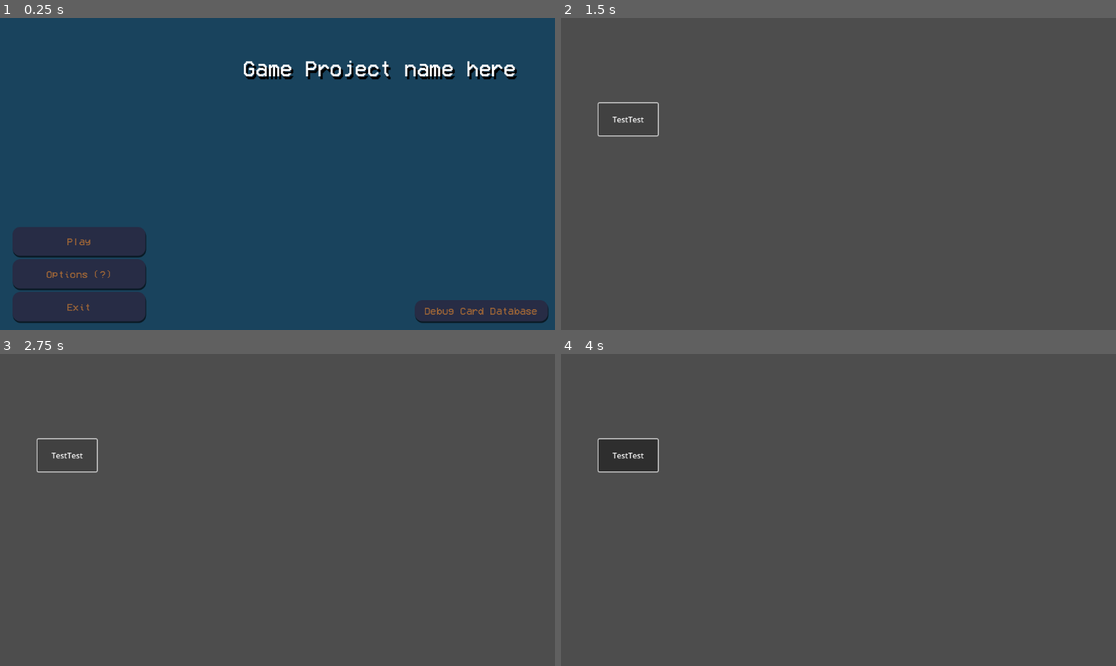
Above: before the commit, frames 1-4 (two rows, left to right).
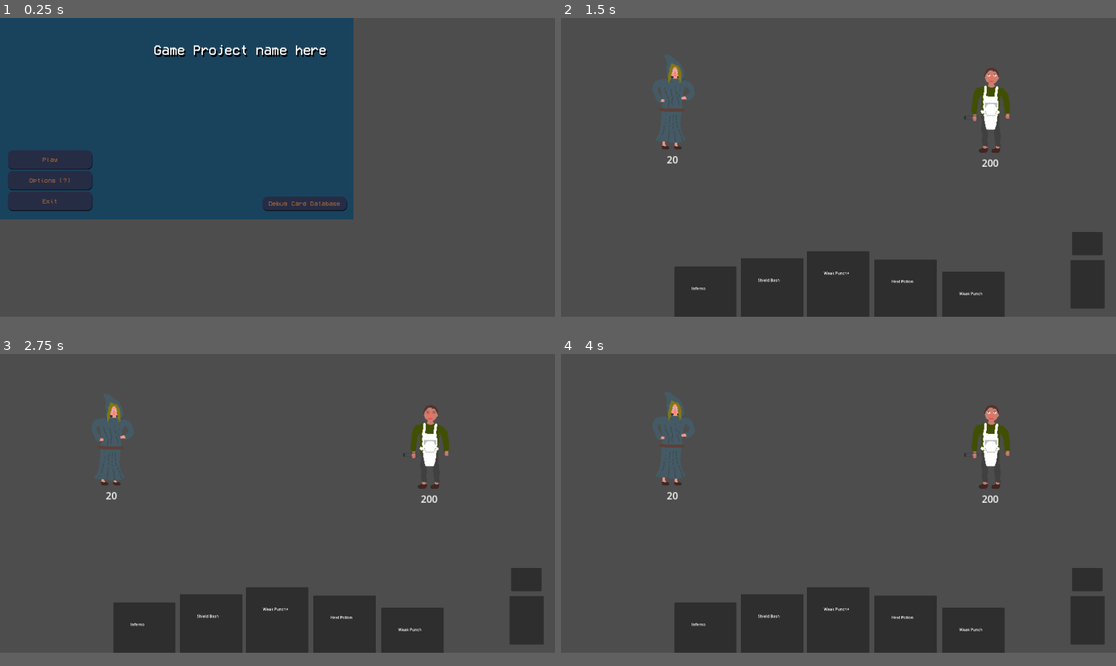
Above: after the commit, the same moments.

Repository: arch-jpg/eidsWi25
Game: Godot game, scene res://scenes/mainmenu/main_menu.tscn
Same seed, same stepped clock (60 frames per second), same inputs: the game is played once before the commit and once after it.
Inputs (mouse positions are in pixels of both pictures, inside the frame that each line leads up to):
- Up to frame 1 (0.25 s): no input
- Up to frame 2 (1.5 s): click "Play" at 0.5 s; click "TestTest" at 1.25 s
- Up to frame 3 (2.75 s): click (66, 453) at 2 s, where only the run before the commit has a clickable "TestTest"
- Up to frame 4 (4 s): click (627, 453) at 2.75 s, where only the run before the commit has a clickable "TestTest"; move the mouse to (960, 494) at 3.52 s; click (960, 494) at 3.67 s
In our replay, the window is 799x449 before the commit and 799x430 after it. These sizes can differ from the game's own. Grey fills any space a smaller window leaves; there, only what the larger window draws over its background counts as a difference.

The runs differ from the first frame. In frame 1, 57% of the frame differs, in the area x 0-100%, y 0-98%; in frame 2, 12%; in frame 3, 12%; in frame 4, 13%.

Commit message:
tried first prototype of playable cards

Diff:
--- a/project.godot
+++ b/project.godot
@@ -18,3 +18,8 @@
 [autoload]
 
 CardDatabase="*res://scripts/card_database.gd"
+
+[display]
+
+window/size/viewport_width=1820
+window/size/viewport_height=980
--- a/scenes/cards/card_ui.tscn
+++ b/scenes/cards/card_ui.tscn
@@ -25,6 +25,8 @@
 anchors_preset = 15
 anchor_right = 1.0
 anchor_bottom = 1.0
+grow_horizontal = 2
+grow_vertical = 2
 theme_override_styles/panel = SubResource("StyleBoxFlat_1yd3h")
 
 [node name="VBoxContainer" type="VBoxContainer" parent="."]
@@ -36,6 +38,8 @@
 offset_top = 8.0
 offset_right = -8.0
 offset_bottom = -8.0
+grow_horizontal = 2
+grow_vertical = 2
 
 [node name="TopRow" type="HBoxContainer" parent="VBoxContainer"]
 layout_mode = 2
--- a/scenes/character/main_char.tscn
+++ b/scenes/character/main_char.tscn
@@ -227,7 +227,7 @@
 [node name="main_char" type="Sprite2D"]
 
 [node name="AnimatedSprite2D" type="AnimatedSprite2D" parent="."]
-position = Vector2(5, -72)
+position = Vector2(151, 140)
 sprite_frames = SubResource("SpriteFrames_urhpq")
 animation = &"idle"
 autoplay = "idle"
--- /dev/null
+++ b/scenes/fightscene/combat_scene.gd
@@ -0,0 +1,26 @@
+extends Node2D
+var deck: Array[Card] = []
+var discard_pile: Array[Card] = []
+
+func _ready() -> void:
+	build_deck(20)
+	pass
+
+func build_deck(amount: int):
+	deck.clear()
+	for i in amount:
+		deck.append(CardDatabase.get_random_card())
+
+func add_to_discard(card):
+	discard_pile.append(card)
+
+func show_deck_list():
+	$deck.clear()
+	var text := ""
+	for card in deck:
+		text+= card["name"] + "\n"
+	$deck.text = text
+
+func _on_deck_gui_input(event: InputEvent) -> void:
+	if event is InputEventMouseButton:
+		show_deck_list()
--- /dev/null
+++ b/scenes/fightscene/combat_scene.tscn
@@ -0,0 +1,507 @@
+[gd_scene load_steps=52 format=3 uid="uid://pwo5v4x2c6tc"]
+
+[ext_resource type="Script" uid="uid://iv756j53l0no" path="res://scenes/fightscene/combat_scene.gd" id="1_3a06o"]
+[ext_resource type="Texture2D" uid="uid://x30bipds8ueb" path="res://data/assets/main_char/main_char_attack.png" id="1_mvqsa"]
+[ext_resource type="Texture2D" uid="uid://c26hq4xnc0k6t" path="res://data/assets/main_char/main_char_damage.png" id="2_c738y"]
+[ext_resource type="Texture2D" uid="uid://cewos6aa314s" path="res://data/assets/main_char/main_char_death.png" id="3_nngcu"]
+[ext_resource type="Texture2D" uid="uid://c3w1gnb1x1tfv" path="res://data/assets/main_char/main_char_idle.png" id="4_merom"]
+[ext_resource type="Texture2D" uid="uid://bcpik738a5pn7" path="res://data/assets/milk_boy/milk_boy_idle.png" id="5_c738y"]
+[ext_resource type="Script" uid="uid://dopolwqy74i8i" path="res://scenes/fightscene/playerHitbox.gd" id="5_merom"]
+[ext_resource type="Script" uid="uid://b23wgl6hk5f5e" path="res://scenes/fightscene/enemyHitbox.gd" id="7_3a06o"]
+[ext_resource type="Script" uid="uid://bsr1ban7b74wh" path="res://scenes/fightscene/handcontroller.gd" id="9_ewa0t"]
+[ext_resource type="Script" uid="uid://css60mmwomake" path="res://scenes/fightscene/draggablepanel.gd" id="10_3ut73"]
+
+[sub_resource type="AtlasTexture" id="AtlasTexture_cb0vc"]
+atlas = ExtResource("1_mvqsa")
+region = Rect2(0, 0, 180, 180)
+
+[sub_resource type="AtlasTexture" id="AtlasTexture_tnkco"]
+atlas = ExtResource("1_mvqsa")
+region = Rect2(180, 0, 180, 180)
+
+[sub_resource type="AtlasTexture" id="AtlasTexture_eqi6m"]
+atlas = ExtResource("1_mvqsa")
+region = Rect2(360, 0, 180, 180)
+
+[sub_resource type="AtlasTexture" id="AtlasTexture_uadyr"]
+atlas = ExtResource("1_mvqsa")
+region = Rect2(540, 0, 180, 180)
+
+[sub_resource type="AtlasTexture" id="AtlasTexture_urhpq"]
+atlas = ExtResource("1_mvqsa")
+region = Rect2(720, 0, 180, 180)
+
+[sub_resource type="AtlasTexture" id="AtlasTexture_5fkv1"]
+atlas = ExtResource("1_mvqsa")
+region = Rect2(900, 0, 180, 180)
+
+[sub_resource type="AtlasTexture" id="AtlasTexture_lb560"]
+atlas = ExtResource("1_mvqsa")
+region = Rect2(1080, 0, 180, 180)
+
+[sub_resource type="AtlasTexture" id="AtlasTexture_008m3"]
+atlas = ExtResource("1_mvqsa")
+region = Rect2(1260, 0, 180, 180)
+
+[sub_resource type="AtlasTexture" id="AtlasTexture_n6ng2"]
+atlas = ExtResource("1_mvqsa")
+region = Rect2(1440, 0, 180, 180)
+
+[sub_resource type="AtlasTexture" id="AtlasTexture_q2m1d"]
+atlas = ExtResource("2_c738y")
+region = Rect2(0, 0, 180, 180)
+
+[sub_resource type="AtlasTexture" id="AtlasTexture_4be7r"]
+atlas = ExtResource("2_c738y")
+region = Rect2(180, 0, 180, 180)
+
+[sub_resource type="AtlasTexture" id="AtlasTexture_dc052"]
+atlas = ExtResource("2_c738y")
+region = Rect2(360, 0, 180, 180)
+
+[sub_resource type="AtlasTexture" id="AtlasTexture_5683i"]
+atlas = ExtResource("2_c738y")
+region = Rect2(540, 0, 180, 180)
+
+[sub_resource type="AtlasTexture" id="AtlasTexture_s5xge"]
+atlas = ExtResource("3_nngcu")
+region = Rect2(0, 0, 308, 180)
+
+[sub_resource type="AtlasTexture" id="AtlasTexture_bq3nj"]
+atlas = ExtResource("3_nngcu")
+region = Rect2(308, 0, 308, 180)
+
+[sub_resource type="AtlasTexture" id="AtlasTexture_i8eyt"]
+atlas = ExtResource("3_nngcu")
+region = Rect2(616, 0, 308, 180)
+
+[sub_resource type="AtlasTexture" id="AtlasTexture_7u0b2"]
+atlas = ExtResource("3_nngcu")
+region = Rect2(924, 0, 308, 180)
+
+[sub_resource type="AtlasTexture" id="AtlasTexture_j0ux6"]
+atlas = ExtResource("3_nngcu")
+region = Rect2(1232, 0, 308, 180)
+
+[sub_resource type="AtlasTexture" id="AtlasTexture_igr2i"]
+atlas = ExtResource("3_nngcu")
+region = Rect2(1540, 0, 308, 180)
+
+[sub_resource type="AtlasTexture" id="AtlasTexture_sipgn"]
+atlas = ExtResource("4_merom")
+region = Rect2(0, 0, 180, 180)
+
+[sub_resource type="AtlasTexture" id="AtlasTexture_yuh4r"]
+atlas = ExtResource("4_merom")
+region = Rect2(180, 0, 180, 180)
+
+[sub_resource type="AtlasTexture" id="AtlasTexture_arvh8"]
+atlas = ExtResource("4_merom")
+region = Rect2(360, 0, 180, 180)
+
+[sub_resource type="AtlasTexture" id="AtlasTexture_cnkmr"]
+atlas = ExtResource("4_merom")
+region = Rect2(540, 0, 180, 180)
+
+[sub_resource type="AtlasTexture" id="AtlasTexture_rob3i"]
+atlas = ExtResource("4_merom")
+region = Rect2(720, 0, 180, 180)
+
+[sub_resource type="AtlasTexture" id="AtlasTexture_cscaj"]
+atlas = ExtResource("4_merom")
+region = Rect2(900, 0, 180, 180)
+
+[sub_resource type="AtlasTexture" id="AtlasTexture_aci7b"]
+atlas = ExtResource("4_merom")
+region = Rect2(1080, 0, 180, 180)
+
+[sub_resource type="AtlasTexture" id="AtlasTexture_yfs7p"]
+atlas = ExtResource("4_merom")
+region = Rect2(1260, 0, 180, 180)
+
+[sub_resource type="AtlasTexture" id="AtlasTexture_3ug62"]
+atlas = ExtResource("4_merom")
+region = Rect2(1440, 0, 180, 180)
+
+[sub_resource type="SpriteFrames" id="SpriteFrames_3a06o"]
+animations = [{
+"frames": [{
+"duration": 1.0,
+"texture": SubResource("AtlasTexture_cb0vc")
+}, {
+"duration": 1.0,
+"texture": SubResource("AtlasTexture_tnkco")
+}, {
+"duration": 1.0,
+"texture": SubResource("AtlasTexture_eqi6m")
+}, {
+"duration": 1.0,
+"texture": SubResource("AtlasTexture_uadyr")
+}, {
+"duration": 1.0,
+"texture": SubResource("AtlasTexture_urhpq")
+}, {
+"duration": 1.0,
+"texture": SubResource("AtlasTexture_5fkv1")
+}, {
+"duration": 1.0,
+"texture": SubResource("AtlasTexture_lb560")
+}, {
+"duration": 1.0,
+"texture": SubResource("AtlasTexture_008m3")
+}, {
+"duration": 1.0,
+"texture": SubResource("AtlasTexture_n6ng2")
+}],
+"loop": true,
+"name": &"attack",
+"speed": 5.0
+}, {
+"frames": [{
+"duration": 1.0,
+"texture": SubResource("AtlasTexture_q2m1d")
+}, {
+"duration": 1.0,
+"texture": SubResource("AtlasTexture_4be7r")
+}, {
+"duration": 1.0,
+"texture": SubResource("AtlasTexture_dc052")
+}, {
+"duration": 1.0,
+"texture": SubResource("AtlasTexture_5683i")
+}],
+"loop": true,
+"name": &"damage",
+"speed": 5.0
+}, {
+"frames": [{
+"duration": 1.0,
+"texture": SubResource("AtlasTexture_s5xge")
+}, {
+"duration": 1.0,
+"texture": SubResource("AtlasTexture_bq3nj")
+}, {
+"duration": 1.0,
+"texture": SubResource("AtlasTexture_i8eyt")
+}, {
+"duration": 1.0,
+"texture": SubResource("AtlasTexture_7u0b2")
+}, {
+"duration": 1.0,
+"texture": SubResource("AtlasTexture_j0ux6")
+}, {
+"duration": 1.0,
+"texture": SubResource("AtlasTexture_igr2i")
+}],
+"loop": true,
+"name": &"death",
+"speed": 5.0
+}, {
+"frames": [{
+"duration": 1.0,
+"texture": SubResource("AtlasTexture_sipgn")
+}, {
+"duration": 1.0,
+"texture": SubResource("AtlasTexture_yuh4r")
+}, {
+"duration": 1.0,
+"texture": SubResource("AtlasTexture_arvh8")
+}, {
+"duration": 1.0,
+"texture": SubResource("AtlasTexture_cnkmr")
+}, {
+"duration": 1.0,
+"texture": SubResource("AtlasTexture_rob3i")
+}, {
+"duration": 1.0,
+"texture": SubResource("AtlasTexture_cscaj")
+}, {
+"duration": 1.0,
+"texture": SubResource("AtlasTexture_aci7b")
+}, {
+"duration": 1.0,
+"texture": SubResource("AtlasTexture_yfs7p")
+}, {
+"duration": 1.0,
+"texture": SubResource("AtlasTexture_3ug62")
+}],
+"loop": true,
+"name": &"idle",
+"speed": 4.0
+}]
+
+[sub_resource type="RectangleShape2D" id="RectangleShape2D_merom"]
+size = Vector2(48, 135)
+
+[sub_resource type="AtlasTexture" id="AtlasTexture_nngcu"]
+atlas = ExtResource("5_c738y")
+region = Rect2(0, 0, 96, 176)
+
+[sub_resource type="AtlasTexture" id="AtlasTexture_merom"]
+atlas = ExtResource("5_c738y")
+region = Rect2(96, 0, 96, 176)
+
+[sub_resource type="AtlasTexture" id="AtlasTexture_3a06o"]
+atlas = ExtResource("5_c738y")
+region = Rect2(192, 0, 96, 176)
+
+[sub_resource type="AtlasTexture" id="AtlasTexture_ul0wa"]
+atlas = ExtResource("5_c738y")
+region = Rect2(288, 0, 96, 176)
+
+[sub_resource type="AtlasTexture" id="AtlasTexture_ewa0t"]
+atlas = ExtResource("5_c738y")
+region = Rect2(384, 0, 96, 176)
+
+[sub_resource type="AtlasTexture" id="AtlasTexture_3ut73"]
+atlas = ExtResource("5_c738y")
+region = Rect2(480, 0, 96, 176)
+
+[sub_resource type="AtlasTexture" id="AtlasTexture_ope02"]
+atlas = ExtResource("5_c738y")
+region = Rect2(576, 0, 96, 176)
+
+[sub_resource type="AtlasTexture" id="AtlasTexture_np5co"]
+atlas = ExtResource("5_c738y")
+region = Rect2(672, 0, 96, 176)
+
+[sub_resource type="AtlasTexture" id="AtlasTexture_f2rky"]
+atlas = ExtResource("5_c738y")
+region = Rect2(768, 0, 96, 176)
+
+[sub_resource type="SpriteFrames" id="SpriteFrames_86jp6"]
+animations = [{
+"frames": [],
+"loop": true,
+"name": &"default",
+"speed": 5.0
+}, {
+"frames": [{
+"duration": 1.0,
+"texture": SubResource("AtlasTexture_nngcu")
+}, {
+"duration": 1.0,
+"texture": SubResource("AtlasTexture_merom")
+}, {
+"duration": 1.0,
+"texture": SubResource("AtlasTexture_3a06o")
+}, {
+"duration": 1.0,
+"texture": SubResource("AtlasTexture_ul0wa")
+}, {
+"duration": 1.0,
+"texture": SubResource("AtlasTexture_ewa0t")
+}, {
+"duration": 1.0,
+"texture": SubResource("AtlasTexture_3ut73")
+}, {
+"duration": 1.0,
+"texture": SubResource("AtlasTexture_ope02")
+}, {
+"duration": 1.0,
+"texture": SubResource("AtlasTexture_np5co")
+}, {
+"duration": 1.0,
+"texture": SubResource("AtlasTexture_f2rky")
+}],
+"loop": true,
+"name": &"idle",
+"speed": 5.0
+}]
+
+[sub_resource type="RectangleShape2D" id="RectangleShape2D_ewa0t"]
+size = Vector2(235, 355)
+
+[node name="CombatScene" type="Node2D"]
+script = ExtResource("1_3a06o")
+
+[node name="AnimatedSprite2D" type="AnimatedSprite2D" parent="."]
+position = Vector2(371, 287)
+scale = Vector2(2, 2)
+sprite_frames = SubResource("SpriteFrames_3a06o")
+animation = &"idle"
+autoplay = "idle"
+
+[node name="Area2D" type="Area2D" parent="AnimatedSprite2D" groups=["player"]]
+position = Vector2(-2, 3)
+script = ExtResource("5_merom")
+
+[node name="CollisionShape2D" type="CollisionShape2D" parent="AnimatedSprite2D/Area2D"]
+position = Vector2(-1, 0)
+shape = SubResource("RectangleShape2D_merom")
+
+[node name="Label" type="Label" parent="AnimatedSprite2D"]
+offset_left = -44.0
+offset_top = 77.0
+offset_right = 39.0
+offset_bottom = 100.0
+text = "Hp bar "
+horizontal_alignment = 1
+metadata/_edit_use_anchors_ = true
+
+[node name="AnimatedSprite2D2" type="AnimatedSprite2D" parent="."]
+position = Vector2(1408, 298)
+scale = Vector2(2, 2)
+sprite_frames = SubResource("SpriteFrames_86jp6")
+animation = &"idle"
+autoplay = "idle"
+
+[node name="Area2D2" type="Area2D" parent="AnimatedSprite2D2" groups=["enemy"]]
+position = Vector2(-3.84406, -1.98904)
+script = ExtResource("7_3a06o")
+hp = 200
+
+[node name="CollisionShape2D" type="CollisionShape2D" parent="AnimatedSprite2D2/Area2D2"]
+shape = SubResource("RectangleShape2D_merom")
+
+[node name="enemyhp" type="Label" parent="AnimatedSprite2D2"]
+offset_left = -41.0
+offset_top = 77.0
+offset_right = 42.0
+offset_bottom = 100.0
+text = "Hp bar "
+horizontal_alignment = 1
+metadata/_edit_use_anchors_ = true
+
+[node name="handcontroller" type="Control" parent="."]
+layout_mode = 3
+anchors_preset = 0
+offset_left = 634.0
+offset_top = 457.0
+offset_right = 674.0
+offset_bottom = 497.0
+script = ExtResource("9_ewa0t")
+
+[node name="Panel" type="Panel" parent="handcontroller"]
+layout_mode = 0
+offset_left = -262.0
+offset_top = 358.0
+offset_right = -8.0
+offset_bottom = 742.0
+scale = Vector2(0.8, 0.8)
+script = ExtResource("10_3ut73")
+panel_value = 5
+
+[node name="Area2D" type="Area2D" parent="handcontroller/Panel"]
+
+[node name="CollisionShape2D" type="CollisionShape2D" parent="handcontroller/Panel/Area2D"]
+position = Vector2(127.5, 192.5)
+scale = Vector2(0.999999, 0.999999)
+shape = SubResource("RectangleShape2D_ewa0t")
+
+[node name="cardname" type="Label" parent="handcontroller/Panel"]
+layout_mode = 0
+offset_left = 70.0
+offset_top = 77.5
+offset_right = 172.0
+offset_bottom = 153.5
+
+[node name="Panel2" type="Panel" parent="handcontroller"]
+layout_mode = 0
+offset_left = -44.0
+offset_top = 331.0
+offset_right = 212.0
+offset_bottom = 715.0
+scale = Vector2(0.8, 0.8)
+script = ExtResource("10_3ut73")
+panel_value = 10
+
+[node name="Area2D" type="Area2D" parent="handcontroller/Panel2"]
+
+[node name="CollisionShape2D" type="CollisionShape2D" parent="handcontroller/Panel2/Area2D"]
+position = Vector2(127.5, 192.5)
+scale = Vector2(0.999999, 0.999999)
+shape = SubResource("RectangleShape2D_ewa0t")
+
+[node name="cardname" type="Label" parent="handcontroller/Panel2"]
+offset_left = 70.0
+offset_top = 77.5
+offset_right = 172.0
+offset_bottom = 153.5
+
+[node name="Panel3" type="Panel" parent="handcontroller"]
+layout_mode = 0
+offset_left = 172.0
+offset_top = 308.0
+offset_right = 428.0
+offset_bottom = 692.0
+scale = Vector2(0.8, 0.8)
+script = ExtResource("10_3ut73")
+panel_value = 15
+
+[node name="Area2D" type="Area2D" parent="handcontroller/Panel3"]
+
+[node name="CollisionShape2D" type="CollisionShape2D" parent="handcontroller/Panel3/Area2D"]
+position = Vector2(127.5, 192.5)
+scale = Vector2(0.999999, 0.999999)
+shape = SubResource("RectangleShape2D_ewa0t")
+
+[node name="cardname" type="Label" parent="handcontroller/Panel3"]
+offset_left = 70.0
+offset_top = 77.5
+offset_right = 172.0
+offset_bottom = 153.5
+
+[node name="Panel4" type="Panel" parent="handcontroller"]
+layout_mode = 0
+offset_left = 394.0
+offset_top = 335.0
+offset_right = 650.0
+offset_bottom = 719.0
+scale = Vector2(0.8, 0.8)
+script = ExtResource("10_3ut73")
+panel_value = 20
+
+[node name="Area2D" type="Area2D" parent="handcontroller/Panel4"]
+
+[node name="CollisionShape2D" type="CollisionShape2D" parent="handcontroller/Panel4/Area2D"]
+position = Vector2(127.5, 192.5)
+scale = Vector2(0.999999, 0.999999)
+shape = SubResource("RectangleShape2D_ewa0t")
+
+[node name="cardname" type="Label" parent="handcontroller/Panel4"]
+offset_left = 70.0
+offset_top = 77.5
+offset_right = 172.0
+offset_bottom = 153.5
+
+[node name="Panel5" type="Panel" parent="handcontroller"]
+layout_mode = 0
+offset_left = 616.0
+offset_top = 375.0
+offset_right = 872.0
+offset_bottom = 759.0
+scale = Vector2(0.8, 0.8)
+script = ExtResource("10_3ut73")
+panel_value = -5
+
+[node name="Area2D" type="Area2D" parent="handcontroller/Panel5"]
+
+[node name="CollisionShape2D" type="CollisionShape2D" parent="handcontroller/Panel5/Area2D"]
+position = Vector2(127.5, 192.5)
+scale = Vector2(0.999999, 0.999999)
+shape = SubResource("RectangleShape2D_ewa0t")
+
+[node name="cardname" type="Label" parent="handcontroller/Panel5"]
+offset_left = 70.0
+offset_top = 77.5
+offset_right = 172.0
+offset_bottom = 153.5
+
+[node name="deck" type="Panel" parent="."]
+offset_left = 1671.0
+offset_top = 794.0
+offset_right = 1783.0
+offset_bottom = 953.0
+
+[node name="discard" type="Panel" parent="."]
+offset_left = 1676.0
+offset_top = 702.0
+offset_right = 1776.0
+offset_bottom = 778.0
+
+[connection signal="area_entered" from="AnimatedSprite2D/Area2D" to="AnimatedSprite2D/Area2D" method="_on_area_entered"]
+[connection signal="mouse_entered" from="AnimatedSprite2D/Area2D" to="AnimatedSprite2D/Area2D" method="_on_mouse_entered"]
+[connection signal="area_entered" from="AnimatedSprite2D2/Area2D2" to="AnimatedSprite2D2/Area2D2" method="_on_area_entered"]
+[connection signal="area_exited" from="AnimatedSprite2D2/Area2D2" to="AnimatedSprite2D2/Area2D2" method="_on_area_exited"]
+[connection signal="gui_input" from="deck" to="." method="_on_deck_gui_input"]
--- /dev/null
+++ b/scenes/fightscene/draggablepanel.gd
@@ -0,0 +1,56 @@
+extends Panel
+@export var panel_value: int = 2   # The number this panel represents
+
+var card_data: Card
+var dragging := false
+var drag_offset := Vector2.ZERO
+var home_position := Vector2.ZERO
+var drop_target            # The Area2D we might drop onto
+
+func _ready():
+	home_position = position
+	self.card_data = CardDatabase.get_random_card()
+	$cardname.text = card_data["name"]
+
+func _gui_input(event):
+	if event is InputEventMouseButton:
+		if event.button_index == MOUSE_BUTTON_LEFT:
+			if event.pressed:
+				dragging = true
+				drag_offset = get_global_mouse_position() - global_position
+			else:
+				dragging = false
+				try_drop()
+	elif event is InputEventMouseMotion and dragging:
+		global_position = get_global_mouse_position() - drag_offset
+
+func _process(delta):
+	if !dragging:
+		# Lerp smoothly back to original spot
+		position = position.lerp(home_position, delta * 10.0)
+
+func play_card_on_enemy(enemy):
+	for effect in card_data["effects"]:
+		if effect["type"] == "damage":
+			var amount = effect["value"]
+			enemy.apply_damage(amount)
+
+func try_drop():
+	if !drop_target:
+		return
+# check if the drop target is an enemy
+	if drop_target.is_in_group("enemy"):
+		play_card_on_enemy(drop_target)
+		hide_card()
+	else:
+		invalid_drop()
+		print("Invalid target for this card.")
+
+func invalid_drop():
+	$cardname.modulate = Color(1.0,0.3,0.3,0.3)
+	await get_tree().create_timer(0.15).timeout
+	$cardname.modulate = Color(1, 1, 1, 1)     # reset
+
+func hide_card():
+	hide()
+	pass
--- /dev/null
+++ b/scenes/fightscene/enemyHitbox.gd
@@ -0,0 +1,24 @@
+extends Area2D
+# Reference to the label you want to update
+@onready var output_label: Label = get_parent().get_node("enemyhp")
+@export var hp := 20
+func _ready() -> void:
+	output_label.text = str(hp)
+
+func _on_area_entered(area):
+	print("entered")
+	var panel = area.get_parent()	# the Panel node
+	if panel.has_method("try_drop"):
+		panel.drop_target = self
+
+func _on_area_exited(area):
+	var panel = area.get_parent()
+	if panel.drop_target == self:
+		panel.drop_target = null
+
+func apply_panel_value(value: int):
+	output_label.text = str(value)
+
+func apply_damage(amount):
+	hp -= amount
+	output_label.text = str(hp)
--- /dev/null
+++ b/scenes/fightscene/handcontroller.gd
@@ -0,0 +1 @@
+extends Control
--- /dev/null
+++ b/scenes/fightscene/playerHitbox.gd
@@ -0,0 +1,24 @@
+extends Area2D
+
+@onready var output_label: Label = get_parent().get_node("Label")
+@export var hp := 20
+func _ready() -> void:
+	output_label.text = str(hp)
+
+func _on_area_entered(area):
+	print("entered")
+	var panel = area.get_parent()	# the Panel node
+	if panel.has_method("try_drop"):
+		panel.drop_target = self
+
+func _on_area_exited(area):
+	var panel = area.get_parent()
+	if panel.drop_target == self:
+		panel.drop_target = null
+
+func apply_panel_value(value: int):
+	output_label.text = str(value)
+
+func apply_damage(amount):
+	hp -= amount
+	output_label.text = str(hp)
--- a/scenes/playermenu/player_menu.gd
+++ b/scenes/playermenu/player_menu.gd
@@ -3,3 +3,4 @@
 
 func _on_TEST_pressed() -> void:
 	print("Test passed")
+	get_tree().change_scene_to_file("res://scenes/fightscene/combat_scene.tscn")
--- a/scenes/playermenu/player_menu.tscn
+++ b/scenes/playermenu/player_menu.tscn
@@ -1,6 +1,6 @@
 [gd_scene load_steps=2 format=3 uid="uid://c1qjjfnlrgi5h"]
 
-[ext_resource type="Script" uid="uid://bn62f7qb3f7gm" path="res://playermenu/player_menu.gd" id="1_j7qx3"]
+[ext_resource type="Script" uid="uid://bn62f7qb3f7gm" path="res://scenes/playermenu/player_menu.gd" id="1_j7qx3"]
 
 [node name="PlayerMenu" type="Control"]
 layout_mode = 3
Not shown: 1 places in scenes/cards/card_ui.tscn that only renumber resources
Not shown, added: scenes/fightscene/combat_scene.gd.uid
Not shown, added: scenes/fightscene/draggablepanel.gd.uid
Not shown, added: scenes/fightscene/enemyHitbox.gd.uid
Not shown, added: scenes/fightscene/handcontroller.gd.uid
Not shown, added: scenes/fightscene/playerHitbox.gd.uid
